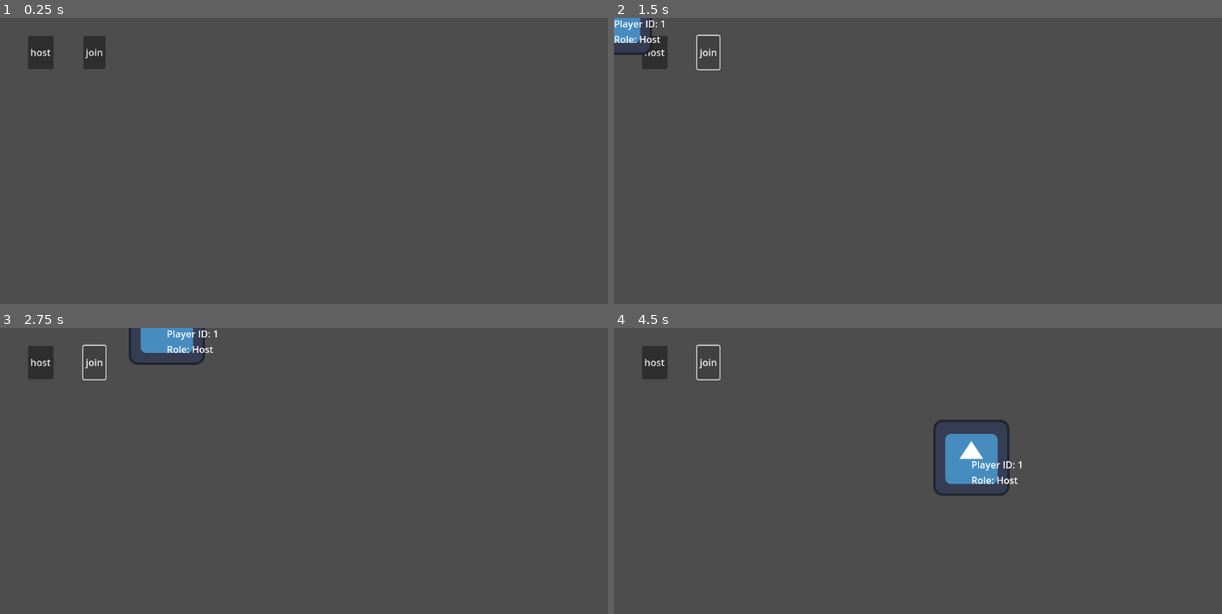
Above: before the commit, frames 1-4 (two rows, left to right).
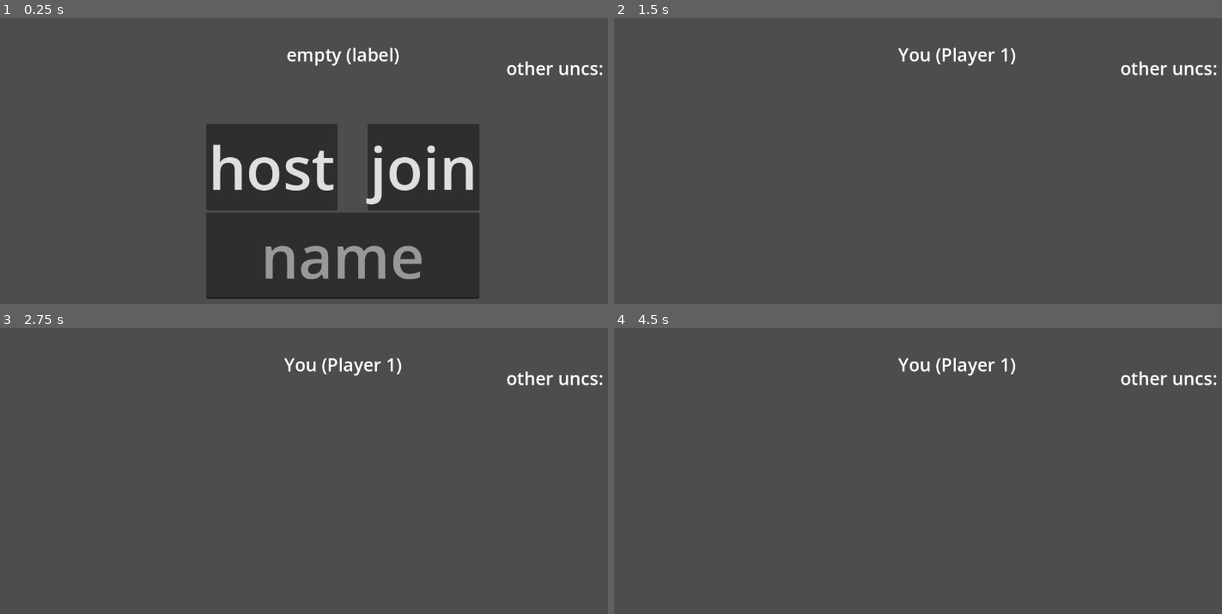
Above: after the commit, the same moments.

Repository: generallyy/bananagrams
Game: Godot game, scene res://scenes/Main.tscn
Two runs of this game, one before a commit and one after it. Both use one fixed random seed, a clock stepped at 60 frames per second and the inputs below. The engine's default icon, where the game draws it, is replaced by a stand-in: a white triangle on a blue panel in a dark square.
Inputs (mouse positions are in pixels of both pictures, inside the frame that each line leads up to):
- Up to frame 1 (0.25 s): no input
- Up to frame 2 (1.5 s): click "host" at 0.5 s; click (711, 52) at 1.25 s, where only the run before the commit has a clickable "join"
- Up to frame 3 (2.75 s): hold Right (ui_right) from 2.03 s (still down)
- Up to frame 4 (4.5 s): release Right (ui_right) at 2.78 s; hold Down (ui_down) 2.78-3.53 s; hold Right (ui_right) 3.53-4.28 s; hold Up (ui_up) from 4.28 s (still down)

The runs differ from the first frame. In frame 1, 27% of the frame differs, in the area x 4-100%, y 6-99%; in frame 2, 1.7%; in frame 3, 2.3%; in frame 4, 3.3%.

Commit message:
names and sharing
used rpc too

Diff:
--- a/scenes/Main.tscn
+++ b/scenes/Main.tscn
@@ -1,7 +1,14 @@
-[gd_scene load_steps=5 format=3 uid="uid://brvtubuhsvnjt"]
+[gd_scene load_steps=8 format=3 uid="uid://brvtubuhsvnjt"]
 
 [ext_resource type="Script" path="res://scripts/Main.gd" id="1_c455u"]
 [ext_resource type="PackedScene" uid="uid://d0d32oahjs3ed" path="res://scenes/player.tscn" id="2_bosci"]
+
+[sub_resource type="SystemFont" id="SystemFont_m3p4o"]
+font_names = PackedStringArray("Andale Mono")
+
+[sub_resource type="Theme" id="Theme_d8q4l"]
+default_font = SubResource("SystemFont_m3p4o")
+default_font_size = 30
 
 [sub_resource type="SystemFont" id="SystemFont_q8yek"]
 font_names = PackedStringArray("Andale Mono")
@@ -10,36 +17,86 @@
 default_font = SubResource("SystemFont_q8yek")
 default_font_size = 100
 
-[node name="Main" type="Node2D"]
-position = Vector2(0, -2)
+[sub_resource type="Theme" id="Theme_ggpal"]
+default_font_size = 20
+
+[node name="Main" type="Control"]
+layout_mode = 3
+anchors_preset = 15
+anchor_right = 1.0
+anchor_bottom = 1.0
+grow_horizontal = 2
+grow_vertical = 2
+theme = SubResource("Theme_d8q4l")
 script = ExtResource("1_c455u")
 player_scene = ExtResource("2_bosci")
 
-[node name="CenterContainer" type="CenterContainer" parent="."]
-visible = false
+[node name="Start Menu" type="CenterContainer" parent="."]
 texture_filter = 1
 offset_right = 1152.0
 offset_bottom = 650.0
 theme = SubResource("Theme_7l18r")
 
-[node name="HBoxContainer" type="HBoxContainer" parent="."]
-offset_left = 47.0
-offset_top = 32.0
-offset_right = 593.0
-offset_bottom = 88.0
+[node name="VBoxContainer" type="VBoxContainer" parent="Start Menu"]
+layout_mode = 2
+
+[node name="HBoxContainer" type="HBoxContainer" parent="Start Menu/VBoxContainer"]
+layout_mode = 2
 theme_override_constants/separation = 50
 
-[node name="host" type="Button" parent="HBoxContainer"]
+[node name="host" type="Button" parent="Start Menu/VBoxContainer/HBoxContainer"]
 layout_mode = 2
 text = "host"
 
-[node name="join" type="Button" parent="HBoxContainer"]
+[node name="join" type="Button" parent="Start Menu/VBoxContainer/HBoxContainer"]
 layout_mode = 2
 text = "join"
+
+[node name="NameField" type="LineEdit" parent="Start Menu/VBoxContainer"]
+layout_mode = 2
+placeholder_text = "name"
+alignment = 1
+max_length = 10
+
+[node name="Label" type="Label" parent="."]
+layout_mode = 1
+anchors_preset = 15
+anchor_right = 1.0
+anchor_bottom = 1.0
+offset_top = 40.0
+offset_bottom = 40.0
+grow_horizontal = 2
+grow_vertical = 2
+text = "empty (label)"
+horizontal_alignment = 1
+
+[node name="RightPanel" type="VBoxContainer" parent="."]
+layout_mode = 1
+anchors_preset = 1
+anchor_left = 1.0
+anchor_right = 1.0
+offset_left = -301.925
+offset_top = 62.8
+offset_right = -103.923
+offset_bottom = 102.8
+grow_horizontal = 0
+
+[node name="Label" type="Label" parent="RightPanel"]
+layout_mode = 2
+text = "other uncs:"
+
+[node name="MarginContainer" type="MarginContainer" parent="RightPanel"]
+layout_mode = 2
+theme_override_constants/margin_left = 40
+
+[node name="PanelNames" type="VBoxContainer" parent="RightPanel/MarginContainer"]
+layout_mode = 2
+theme = SubResource("Theme_ggpal")
+theme_override_constants/separation = 20
 
 [node name="MultiplayerSpawner" type="MultiplayerSpawner" parent="."]
 _spawnable_scenes = PackedStringArray("res://scenes/player.tscn")
 spawn_path = NodePath("..")
 
-[connection signal="pressed" from="HBoxContainer/host" to="." method="_on_host_pressed"]
-[connection signal="pressed" from="HBoxContainer/join" to="." method="_on_join_pressed"]
+[connection signal="pressed" from="Start Menu/VBoxContainer/HBoxContainer/host" to="." method="_on_host_pressed"]
+[connection signal="pressed" from="Start Menu/VBoxContainer/HBoxContainer/join" to="." method="_on_join_pressed"]
--- a/scenes/player.tscn
+++ b/scenes/player.tscn
@@ -8,7 +8,7 @@
 properties/0/spawn = true
 properties/0/replication_mode = 1
 
-[node name="Player" type="CharacterBody2D"]
+[node name="Player" type="Node2D"]
 script = ExtResource("1_swu3o")
 
 [node name="Sprite2D" type="Sprite2D" parent="."]
--- a/scripts/Main.gd
+++ b/scripts/Main.gd
@@ -1,22 +1,100 @@
-extends Node2D
+extends Control
 
 var peer = ENetMultiplayerPeer.new()
 @export var player_scene: PackedScene
-
-
+@onready var start_menu = get_node("Start Menu")
+@onready var top_label = $Label
+@onready var right_panel = $RightPanel/MarginContainer/PanelNames
+@onready var name_field = get_node("Start Menu/VBoxContainer/NameField")
+var player_names = {}
 
 func _on_host_pressed():
 	peer.create_server(135)
+	on_join_setup()
+
+func _on_join_pressed():
+	if not multiplayer.connected_to_server.is_connected(_on_connected_to_server):
+		multiplayer.connected_to_server.connect(_on_connected_to_server)
+
+	peer.create_client("localhost", 135)
 	multiplayer.multiplayer_peer = peer
+
+func _on_connected_to_server():
+	print("hi this happens btw")
+	multiplayer.connected_to_server.disconnect(_on_connected_to_server)
+	on_join_setup()
+
+# things that both host and client must do.
+func on_join_setup():
+	start_menu.visible = false
 	multiplayer.peer_connected.connect(_add_player)
-	_add_player()
+	multiplayer.peer_disconnected.connect(_on_player_disconnected)
+
+	multiplayer.multiplayer_peer = peer
+
+	var player_name = name_field.text.strip_edges()
+	if player_name.is_empty():
+		player_name = "Player %d" % (multiplayer.get_peers().size() + 1)
+
+	# store and send names
+	player_names[multiplayer.get_unique_id()] = player_name
+	send_name_to_host(player_name)
+
+
+func update_player_ui():
+	var my_id = multiplayer.get_unique_id()
+	top_label.text = "You (%s)" % player_names.get(my_id, "unnamed")
+
+	# Clear existing right panel
+	for child in right_panel.get_children():
+		child.queue_free()
+
+	var all_ids = multiplayer.get_peers().duplicate() #+ [1]  # add host manually if not self
+	if not all_ids.has(my_id):	# add host.
+		all_ids.append(my_id)
+
+	all_ids.sort()
+
+	for id in all_ids:
+		if id == my_id:
+			continue  # skip yourself
+
+		var label = Label.new()
+		label.text = player_names.get(id, "Player %d" % id)
+		right_panel.add_child(label)
 
 func _add_player(id = 1):
 	var player = player_scene.instantiate()
 	player.name = str(id)
 	call_deferred("add_child", player)
 
+	# If I'm the host and this is not me, send all existing names to the new guy
+	if multiplayer.is_server() and id != multiplayer.get_unique_id():
+		for other_id in player_names.keys():
+			broadcast_name_to_all.rpc_id(id, other_id, player_names[other_id])  # tell the new player
 
-func _on_join_pressed():
-	peer.create_client("localhost", 135)
-	multiplayer.multiplayer_peer = peer
+	update_player_ui()
+
+@rpc("any_peer")
+func send_name_to_host(player_name: String):
+	if multiplayer.is_server(): 	#register as host.
+		var sender_id = multiplayer.get_remote_sender_id()
+		if sender_id == 0:
+			sender_id = multiplayer.get_unique_id()
+		# now broadcast.
+		player_names[sender_id] = player_name
+		broadcast_name_to_all.rpc(sender_id, player_name)
+
+		# this is so that player 1 can see himself
+		broadcast_name_to_all(sender_id, player_name)
+	else:	# client oof
+		send_name_to_host.rpc_id(1, player_name)
+
+@rpc("authority")
+func broadcast_name_to_all(id: int, player_name: String):
+	player_names[id] = player_name
+	update_player_ui()
+
+func _on_player_disconnected(id):
+	player_names.erase(id)
+	update_player_ui()
--- a/scripts/player.gd
+++ b/scripts/player.gd
@@ -1,4 +1,4 @@
-extends CharacterBody2D
+extends Node2D
 
 
 const SPEED = 300.0
@@ -17,9 +17,3 @@
 
 func _enter_tree():
 	set_multiplayer_authority(name.to_int())
-
-func _physics_process(_delta):
-	if is_multiplayer_authority():
-		velocity = Input.get_vector("ui_left", "ui_right", "ui_up", "ui_down") * 400
-
-	move_and_slide()
